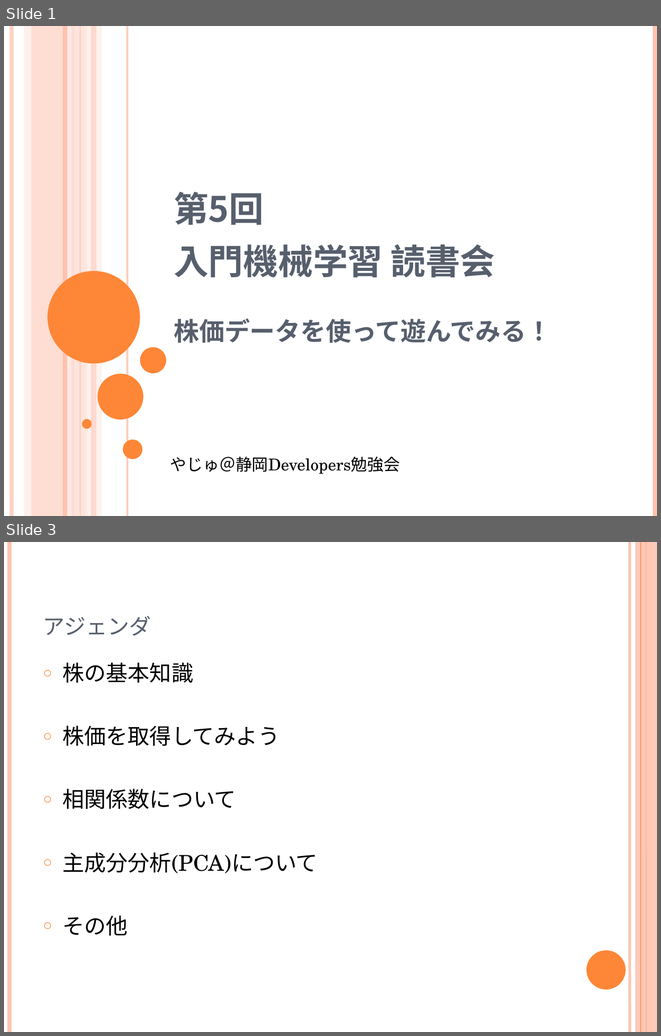
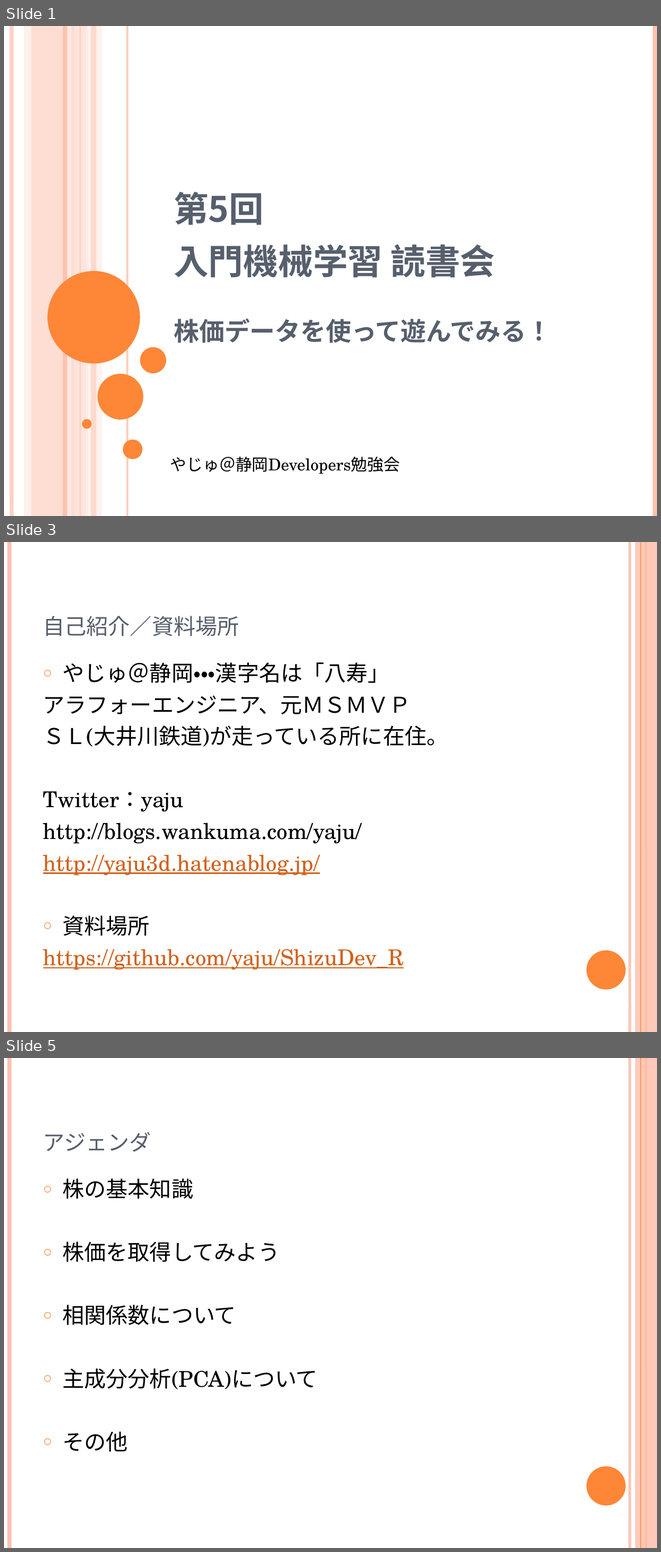
Before and after one commit to yaju/ShizuDev_R, a slide deck: 入門機械学習.pptx. Shown one above the other, each under a label of ours: slides 1 and 3 before the commit, slides 1, 3 and 5 after it; the slides between them are not shown. The pictures are 661x1036 and 661x1552 pixels, drawn with LibreOffice and Linux fonts; fonts in the diff are those of the drawing. Boxes give left, top, right and bottom in pixels: in the first picture for what was removed or moved away, otherwise in the second. Text is boxed around its words. In the diff, an @@ line names an element or a change of style, - is before the commit and + after.

```diff
--- a/入門機械学習.pptx
+++ b/入門機械学習.pptx
@@ slide 3 added at bbox=[4, 542, 657, 1032], background #FFFFFF; not listed: 6 template elements that a slide beside it also shows @@
@@ title added at bbox=[43, 616, 239, 636], 30 pt, text #575F6D, small capitals @@
+自己紹介／資料場所
@@ text added at bbox=[43, 662, 449, 970], 24 pt, text #000000 @@
+○ やじゅ＠静岡・・・漢字名は「八寿」
+アラフォーエンジニア、元ＭＳＭＶＰ
+ＳＬ(大井川鉄道)が走っている所に在住。
+Twitter：yaju
+http://blogs.wankuma.com/yaju/
+http://yaju3d.hatenablog.jp/
+○ 資料場所
+https://github.com/yaju/ShizuDev_R
@@ what was slide 3 is now slide 5 @@
```
Also in this commit, not shown: 3 slides changed, 1 other slide added, 1 other file.
